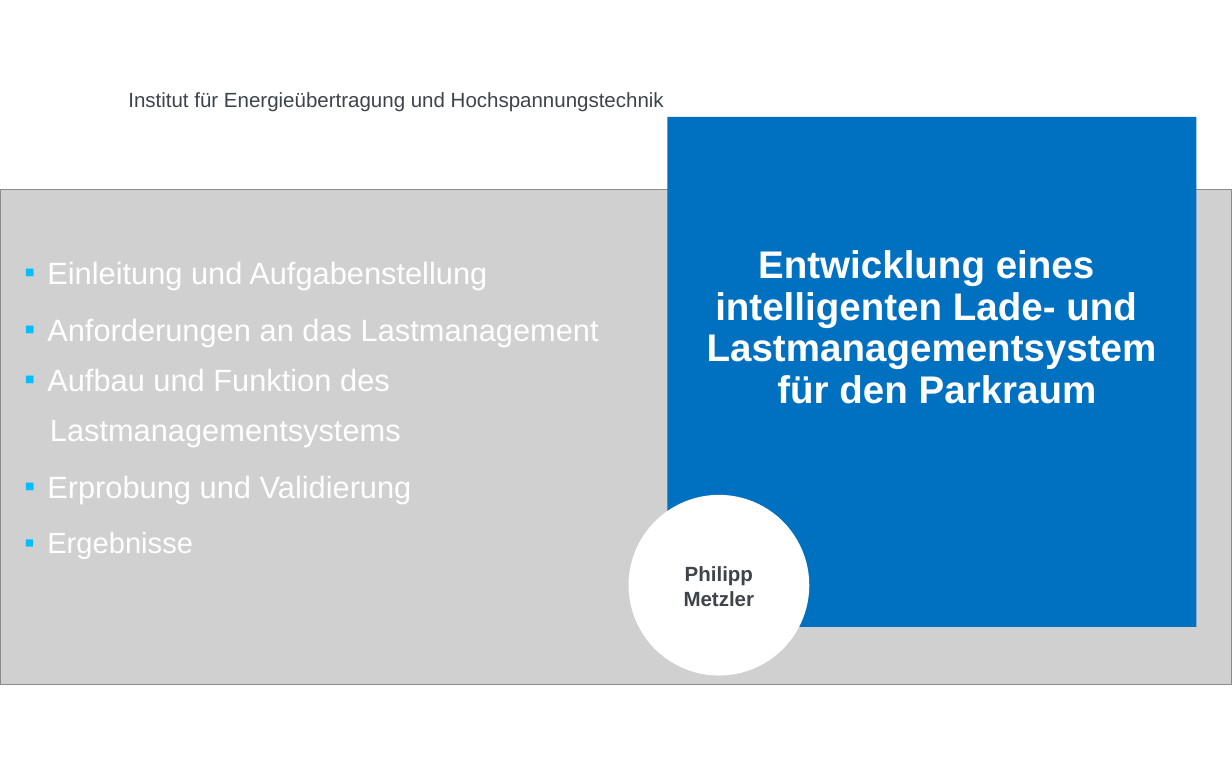
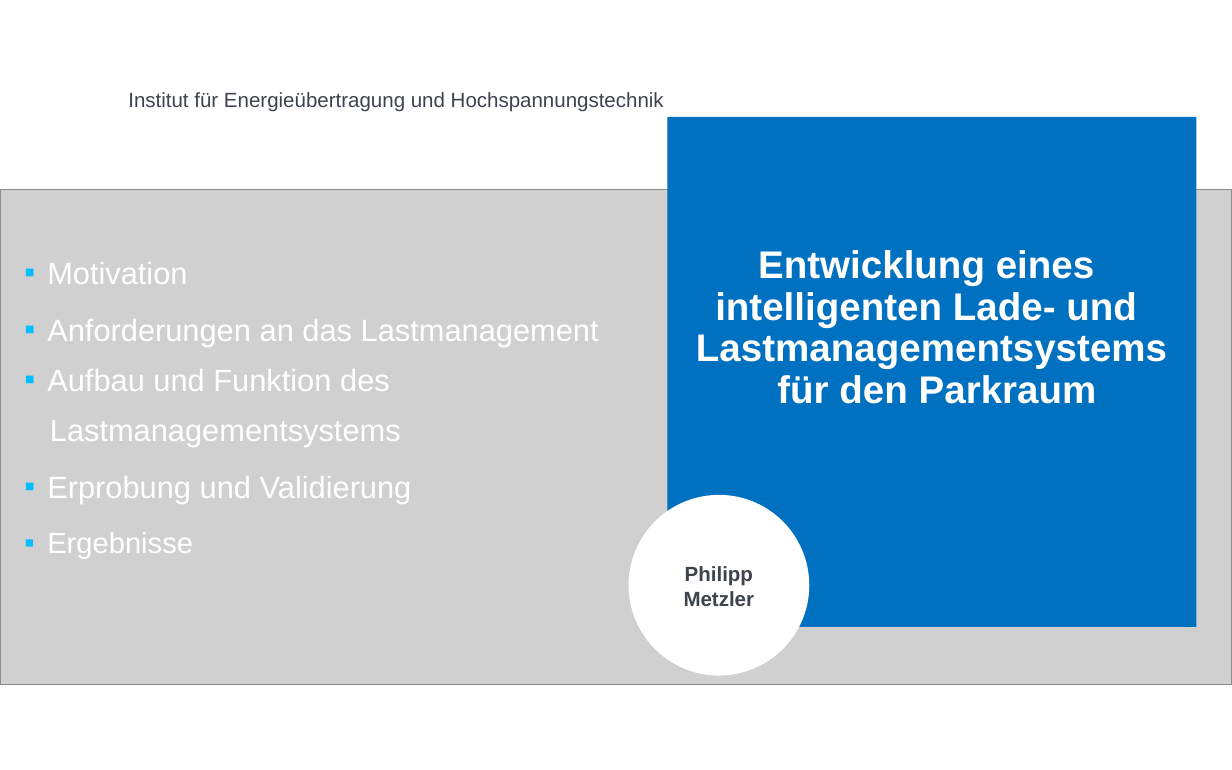
Before and after one commit to CHPhilipp/Sonsitige-Dokumente, a slide deck: slide 1 of Präsentation 16 zu 10 - IEH.pptx. Drawn at 1232x770 pixels with LibreOffice and Linux fonts; fonts in the diff are those of the drawing; grey boxes stand for pictures; background and template pictures are left out. Boxes give left, top, right and bottom in pixels: in the first picture for what was removed or moved away, otherwise in the second. Text is boxed around its words. In the diff, an @@ line names an element or a change of style, - is before the commit and + after.

```diff
--- a/Präsentation 16 zu 10 - IEH.pptx
+++ b/Präsentation 16 zu 10 - IEH.pptx
@@ text at <box>47,262,187,284</box>: text changed @@
-▪ Einleitung und Aufgabenstellung
+▪ Motivation
@@ title at <box>696,250,1167,404</box>: text changed @@
-Entwicklung eines
-intelligenten Lade- und
-Lastmanagementsystem
-für den Parkraum
+Entwicklung eines
+intelligenten Lade- und
+Lastmanagementsystems
+für den Parkraum
```
Also in this commit, not shown: 4 other slides changed, 1 other file.
